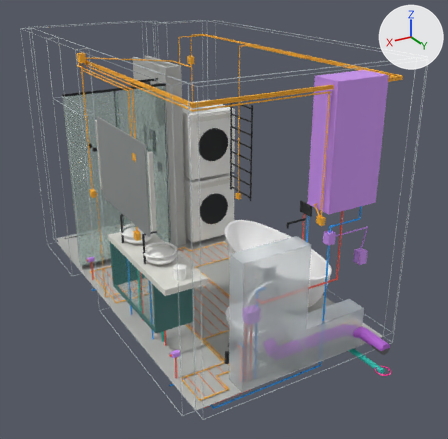
Two versions of the glTF model bathroom-option-10/option_10_default_layers.glb, one commit apart.
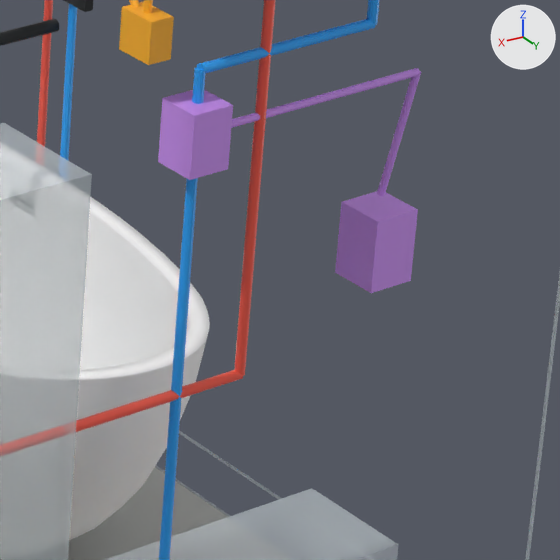
The first picture shows the older version from a camera (50 mm lens) standing at (3.88, 7.19, 3.36) and looking at (0.9, 2.22, 0.88). The close-ups show the older and then the newer version on the part from 66% to 87% of the width and 49% to 71% of the height of that picture. Only the edits that show in the close-ups are written down. The axes (+X, +Y, +Z) are drawn at upper right. The lights are the same throughout. Where no turn or scale is listed for an object, it has been applied to the vertices. Vertices at exactly the same position are counted once.

In view in the first close-up: 'E5 OPTIONAL tank fixed connection — wet-zone review required', 'Finished screed surface — depth unverified, no structural slab', 'Island Bath study — bath_Circle (Scopia CC BY 3.0)', 'Low north Ø110 enclosure — 40 cm high', 'OPTIONAL tank cold — safety group between isolator and tank — segment 4', 'OPTIONAL tank cold — safety group between isolator and tank — segment 5', 'OPTIONAL tank hot outlet to source selector — segment 2', 'OPTIONAL tank hot outlet to source selector — segment 3', 'Relief air-gap / tundish reserve — receiving waste UNRESOLVED', 'Safety discharge to visible air-gap reserve — route onward UNRESOLVED — segment 1', 'Tank cold-inlet safety assembly — NO valve to tank', 'WC frame and cistern — north wall' and 10 more.
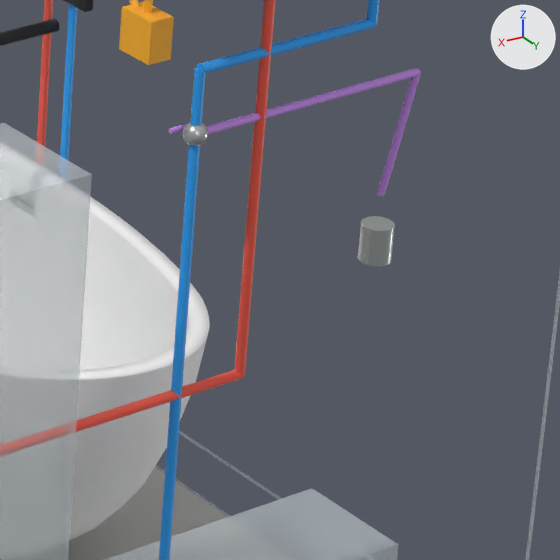
Where the newer file only moved an object's origin or applied its transform, the numbers keep the older frame.

The edits, one by one:
me_cube_054 is used by ob_tank_cold_inlet_safety_assembly___no_valve_to_tank; location (0.74, 3.64, 1.2).
me_cube_054 had 8 vertices, 12 faces and spanned x -0.035..0.035, y -0.035..0.035, z -0.05..0.05.
me_cube_054 no longer uses material mat_optional_reserve_envelope___violet (purple #d095f7).
me_cube_054 now has 482 vertices, 960 faces and spans x -1.0..1.0, y -1.0..1.0, z -1.0..1.0.
me_cube_054 part 1: 482 vertices added at x -1.0..1.0, y -1.0..1.0, z -1.0..1.0, forming a UV sphere (32 segments, 16 rings, poles along z).
me_cube_054 part 2: 8 vertices removed from x -0.035..0.035, y -0.035..0.035, z -0.05..0.05.
me_cube_054 gains material mat_brushed_chrome (light grey #c8cecd).
Mesh me_cylinder_222_1 is new.
It is a 16-sided cylinder along x spanning x -0.025..0.025, y -0.004..0.004, z -0.004..0.004.
It uses material mat_optional_reserve_envelope___violet (purple #d095f7).
Mesh me_cylinder_223_1 is new.
It is a 32-sided cylinder along z spanning x -0.025..0.025, y -0.025..0.025, z -0.03..0.03.
It uses material mat_brushed_chrome (light grey #c8cecd).
Object 'Relief air-gap / tundish reserve — receiving waste UNRESOLVED' (ob_relief_air_gap___tundish_reserve___receiving_waste_unresolved) is deleted.
Object 'Tank cold-inlet safety assembly — NO valve to tank' (ob_tank_cold_inlet_safety_assembly___no_valve_to_tank) is rescaled from (1.0, 1.0, 1.0) to (0.018, 0.018, 0.018).
Object 'Tank cold-inlet safety assembly — NO valve to tank handle — segment 1' (ob_tank_cold_inlet_safety_assembly___no_valve_to_tank_handle___segment_1) is new; it shows me_cylinder_222_1.
Its location is (0.74, 3.615, 1.2).
Object 'Relief air-gap funnel — receiving waste UNRESOLVED' (ob_relief_air_gap_funnel___receiving_waste_unresolved) is new; it shows me_cylinder_223_1.
Its location is (0.32, 3.59, 0.9).

Changed parts and their boxes (x1, y1, x2, y2) in the close-ups (560 x 560 px):
'Relief air-gap / tundish reserve — receiving waste UNRESOLVED', deleted (purple): before (335, 191, 418, 293)
'Tank cold-inlet safety assembly — NO valve to tank', reshaped, rescaled (66% narrower, 73% shorter): before (158, 90, 233, 180); after (183, 122, 208, 146)
'Relief air-gap funnel — receiving waste UNRESOLVED', added: after (358, 216, 395, 266)
'Tank cold-inlet safety assembly — NO valve to tank handle — segment 1', added: after (169, 123, 188, 134)
part 1 of me_cube_054, added: after (183, 122, 208, 146)
part 2 of me_cube_054, deleted (purple): before (158, 90, 233, 180)
